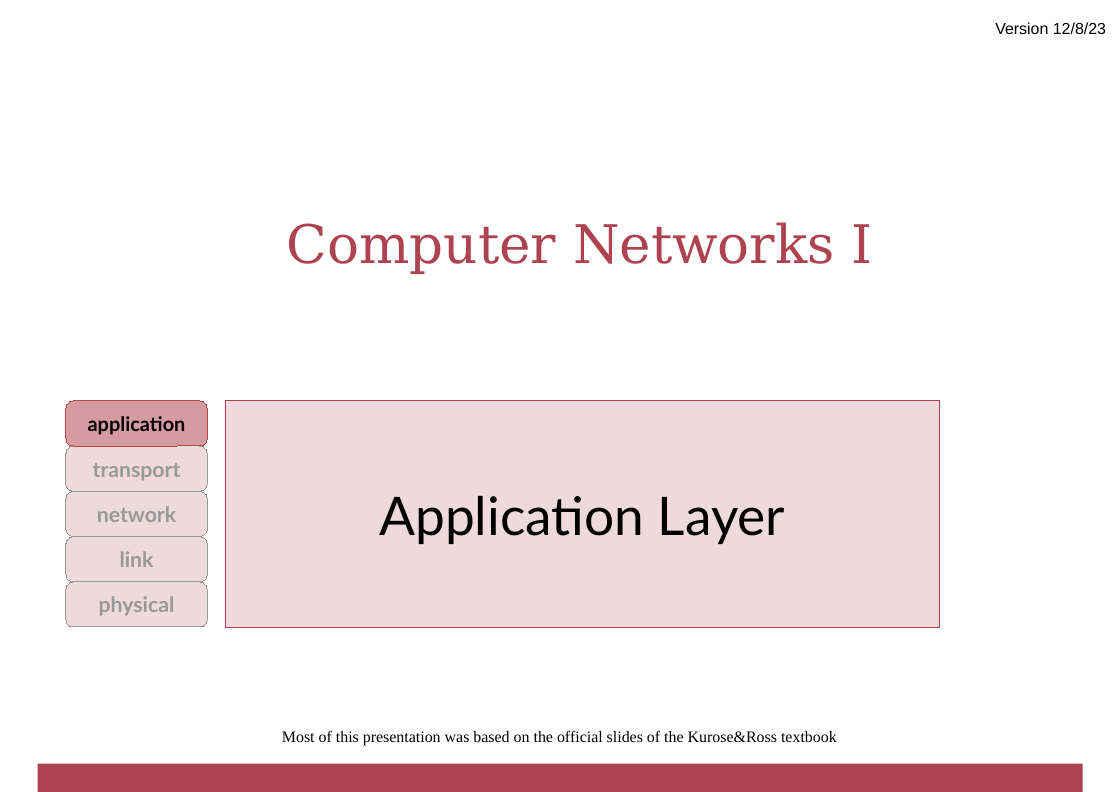
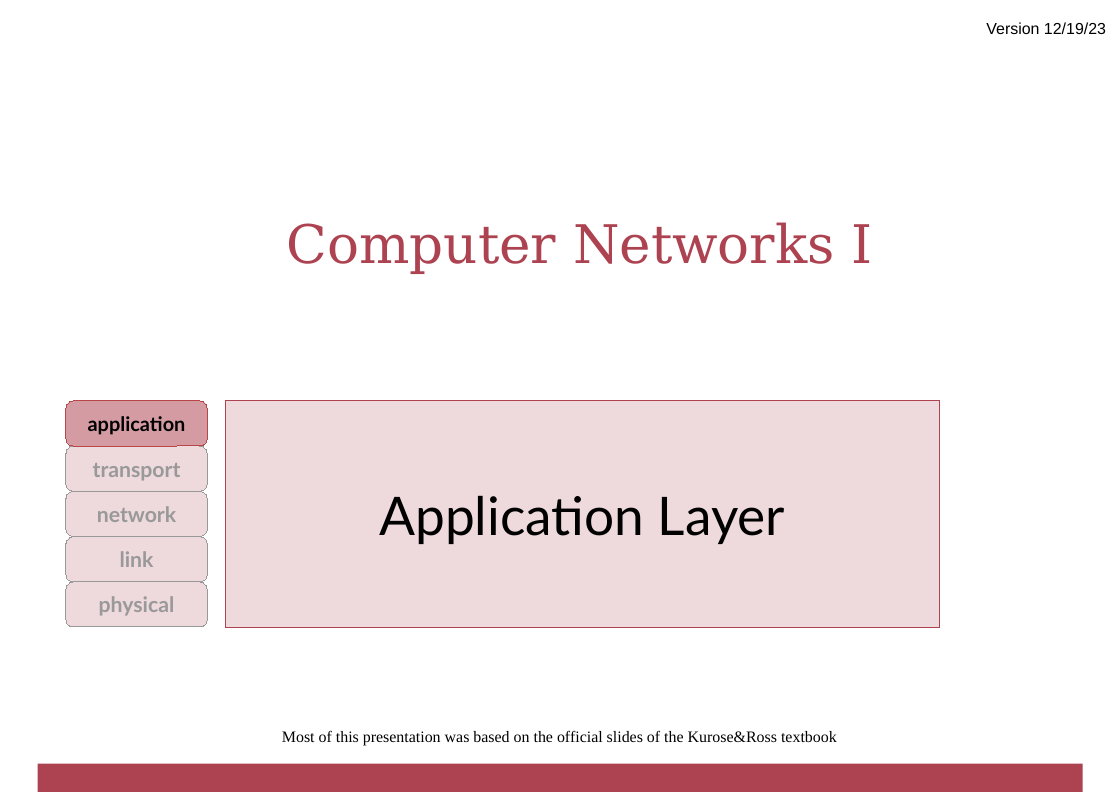
Before and after one commit to cletomartin/redes1, a slide deck: slide 1 of slides/application.odp. Drawn at 1120x792 pixels with LibreOffice and Linux fonts; fonts in the diff are those of the drawing; background and template pictures are left out. Boxes give left, top, right and bottom in pixels: in the first picture for what was removed or moved away, otherwise in the second. Text is boxed around its words. In the diff, an @@ line names an element or a change of style, - is before the commit and + after.

```diff
--- a/slides/application.odp
+++ b/slides/application.odp
@@ text at [986, 22, 1106, 34]: text changed @@
-Version 12/8/23
+Version 12/19/23
```
Also in this commit, not shown: 4 other slides changed, 2 other files.
